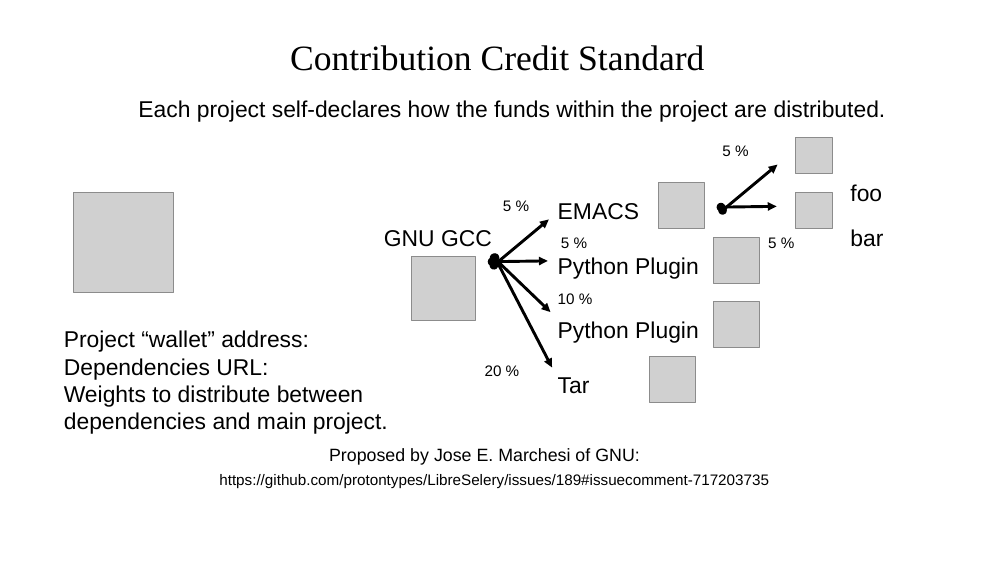
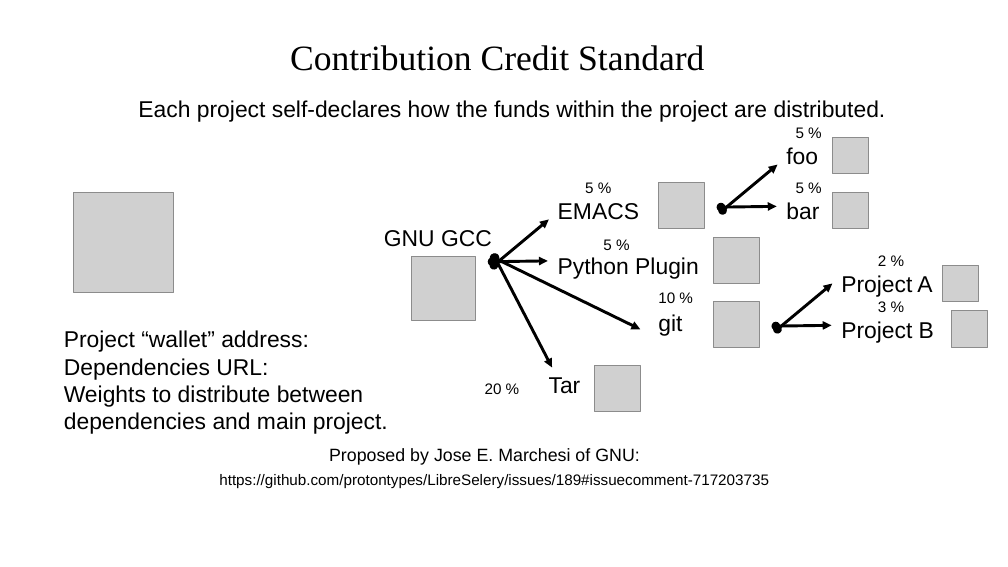
Before and after one commit to protontypes/documents, a slide deck: slide 10 of slides/protontypes_LibreSelery.odp. Drawn at 1008x567 pixels with LibreOffice and Linux fonts; fonts in the diff are those of the drawing; grey boxes stand for pictures; background and template pictures are left out. Boxes give left, top, right and bottom in pixels: in the first picture for what was removed or moved away, otherwise in the second. Text is boxed around its words. In the diff, an @@ line names an element or a change of style, - is before the commit and + after.

```diff
--- a/slides/protontypes_LibreSelery.odp
+++ b/slides/protontypes_LibreSelery.odp
@@ text "5 %": place and size @@
-text "5 %" at bbox=[722, 145, 730, 156]
+text "5 %" at bbox=[796, 127, 804, 138]
@@ text "foo": place and size @@
-text "foo" at bbox=[850, 184, 882, 202]
+text "foo" at bbox=[786, 147, 818, 165]
@@ picture: place and size @@
-picture at bbox=[796, 137, 832, 174]
+picture at bbox=[832, 137, 869, 174]
@@ text "5 %": place and size @@
-text "5 %" at bbox=[503, 200, 511, 211]
+text "5 %" at bbox=[585, 182, 593, 193]
@@ text "5 %": place and size @@
-text "5 %" at bbox=[768, 237, 776, 248]
+text "5 %" at bbox=[796, 182, 804, 193]
@@ text "bar": place and size @@
-text "bar" at bbox=[850, 229, 883, 247]
+text "bar" at bbox=[786, 202, 819, 220]
@@ picture: place and size @@
-picture at bbox=[796, 192, 832, 229]
+picture at bbox=[832, 192, 869, 229]
@@ text "5 %": place and size @@
-text "5 %" at bbox=[561, 237, 569, 248]
+text "5 %" at bbox=[603, 239, 611, 250]
@@ double arrow moved from (494, 258) - (551, 312) to (494, 258) - (640, 329) @@
@@ text added at bbox=[878, 255, 886, 266], 12 pt, text #000000 @@
+2 %
@@ picture added at bbox=[942, 265, 979, 302] @@
@@ text "10 %": place and size @@
-text "10 %" at bbox=[558, 293, 575, 304]
+text "10 %" at bbox=[658, 292, 675, 303]
@@ double arrow added from (777, 329) to (832, 284), #000000 2.3 pt @@
@@ text added at bbox=[841, 275, 932, 297], 18 pt, text #000000 @@
+Project A
@@ text at bbox=[658, 314, 682, 336]: text changed @@
-Python Plugin
+git
@@ double arrow added from (776, 327) to (831, 326), #000000 2.3 pt @@
@@ text added at bbox=[841, 321, 934, 343], 18 pt, text #000000 @@
+Project B
@@ text added at bbox=[878, 301, 886, 312], 12 pt, text #000000 @@
+3 %
@@ picture added at bbox=[951, 311, 988, 348] @@
@@ text "20 %": place and size @@
-text "20 %" at bbox=[485, 365, 502, 376]
+text "20 %" at bbox=[485, 383, 502, 394]
@@ text "Tar": place and size @@
-text "Tar" at bbox=[558, 377, 590, 394]
+text "Tar" at bbox=[549, 377, 581, 394]
@@ picture: place and size @@
-picture at bbox=[649, 357, 695, 402]
+picture at bbox=[595, 366, 640, 412]
```
Also in this commit, not shown: 3 other slides changed, 1 other file.
